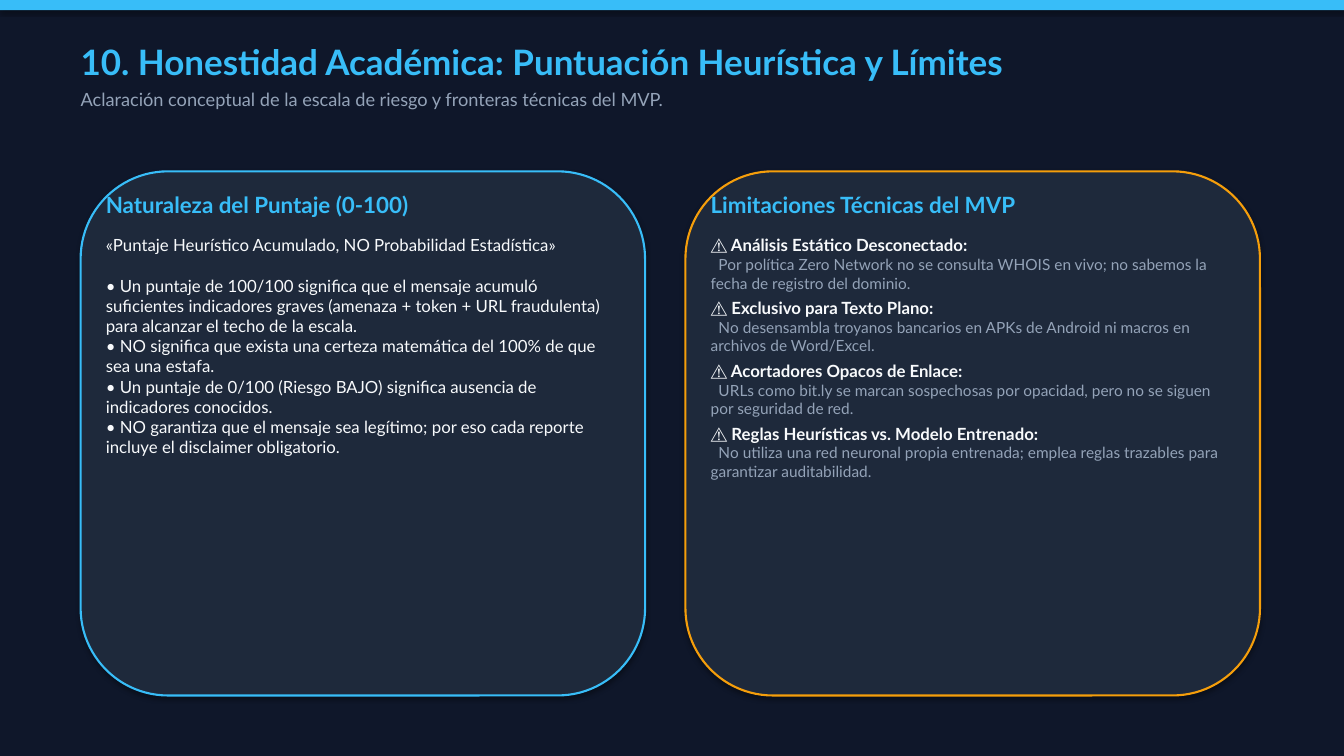
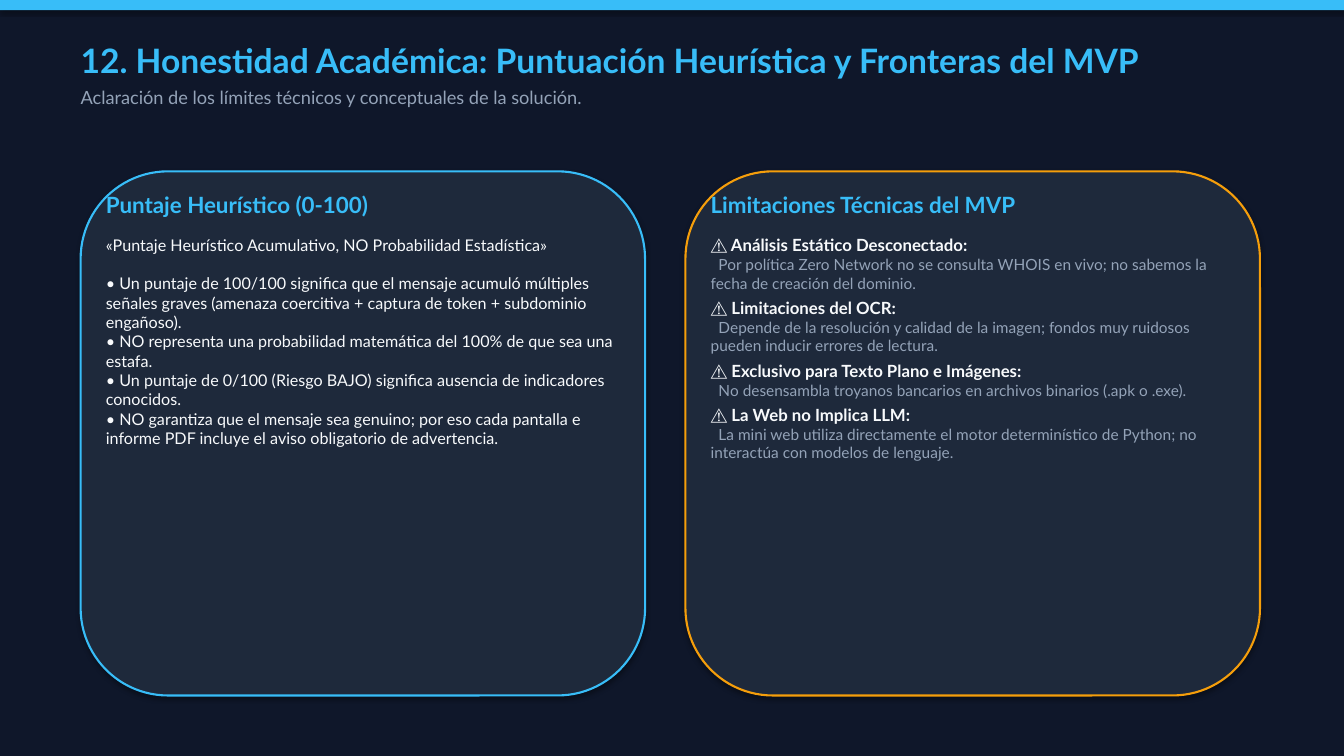
Before and after one commit to patoabarca/detective-estafas-digitales, a slide deck: slide 13 of Detective_Estafas_Digitales_Presentacion_FINAL.pptx (slide 11 before the commit). Drawn at 1344x756 pixels with LibreOffice and Linux fonts; fonts in the diff are those of the drawing. Boxes give left, top, right and bottom in pixels: in the first picture for what was removed or moved away, otherwise in the second. Text is boxed around its words. In the diff, an @@ line names an element or a change of style, - is before the commit and + after.

```diff
--- a/Detective_Estafas_Digitales_Presentacion_FINAL.pptx
+++ b/Detective_Estafas_Digitales_Presentacion_FINAL.pptx
@@ text at bbox=[81, 48, 1139, 107]: text changed; size 13 to 24 pt; text colour #94A3B8 to #38BDF8; bold on @@
-10. Honestidad Académica: Puntuación Heurística y Límites
-Aclaración conceptual de la escala de riesgo y fronteras técnicas del MVP.
+12. Honestidad Académica: Puntuación Heurística y Fronteras del MVP
+Aclaración de los límites técnicos y conceptuales de la solución.
@@ text at bbox=[106, 194, 613, 447]: text changed; size 12 to 11.5 pt @@
-Naturaleza del Puntaje (0-100)
-«Puntaje Heurístico Acumulado, NO Probabilidad Estadística»
-• Un puntaje de 100/100 significa que el mensaje acumuló suficientes indicadores graves (amenaza + token + URL fraudulenta) para alcanzar el techo de la escala.
-• NO significa que exista una certeza matemática del 100% de que sea una estafa.
-• Un puntaje de 0/100 (Riesgo BAJO) significa ausencia de indicadores conocidos.
-• NO garantiza que el mensaje sea legítimo; por eso cada reporte incluye el disclaimer obligatorio.
+Puntaje Heurístico (0-100)
+«Puntaje Heurístico Acumulativo, NO Probabilidad Estadística»
+• Un puntaje de 100/100 significa que el mensaje acumuló múltiples señales graves (amenaza coercitiva + captura de token + subdominio engañoso).
+• NO representa una probabilidad matemática del 100% de que sea una estafa.
+• Un puntaje de 0/100 (Riesgo BAJO) significa ausencia de indicadores conocidos.
+• NO garantiza que el mensaje sea genuino; por eso cada pantalla e informe PDF incluye el aviso obligatorio de advertencia.
@@ text at bbox=[711, 258, 1206, 461]: text changed @@
-Por política Zero Network no se consulta WHOIS en vivo; no sabemos la fecha de registro del dominio.
-⚠️ Exclusivo para Texto Plano:
-No desensambla troyanos bancarios en APKs de Android ni macros en archivos de Word/Excel.
-⚠️ Acortadores Opacos de Enlace:
-URLs como bit.ly se marcan sospechosas por opacidad, pero no se siguen por seguridad de red.
-⚠️ Reglas Heurísticas vs. Modelo Entrenado:
-No utiliza una red neuronal propia entrenada; emplea reglas trazables para garantizar auditabilidad.
+Por política Zero Network no se consulta WHOIS en vivo; no sabemos la fecha de creación del dominio.
+⚠️ Limitaciones del OCR:
+Depende de la resolución y calidad de la imagen; fondos muy ruidosos pueden inducir errores de lectura.
+⚠️ Exclusivo para Texto Plano e Imágenes:
+No desensambla troyanos bancarios en archivos binarios (.apk o .exe).
+⚠️ La Web no Implica LLM:
+La mini web utiliza directamente el motor determinístico de Python; no interactúa con modelos de lenguaje.
```
Also in this commit, not shown: 8 other slides changed, 5 slides added, 3 slides removed, 38 other files.
